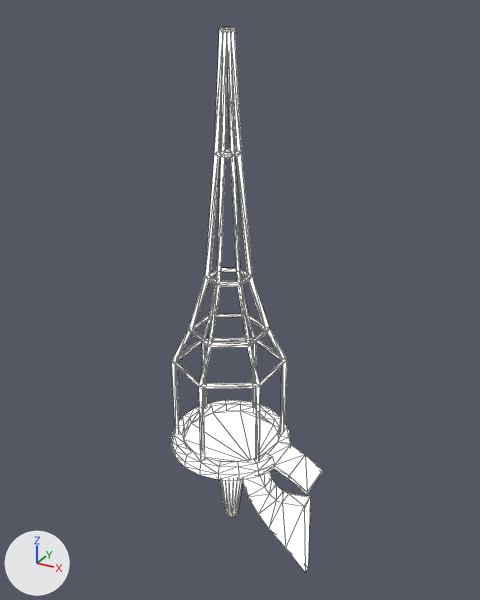
Renders of the FBX model components/hecate_origine.fbx from each side of a commit.
One viewpoint serves both versions: a 50 mm camera at (11.5, -20.0, 17.0) aimed at (0.3, 0.4, 6.9). Every picture has the same lights, and +X, +Y and +Z are marked at lower left. Mesh edges are drawn as thin lines. Vertices at the same position are counted once.
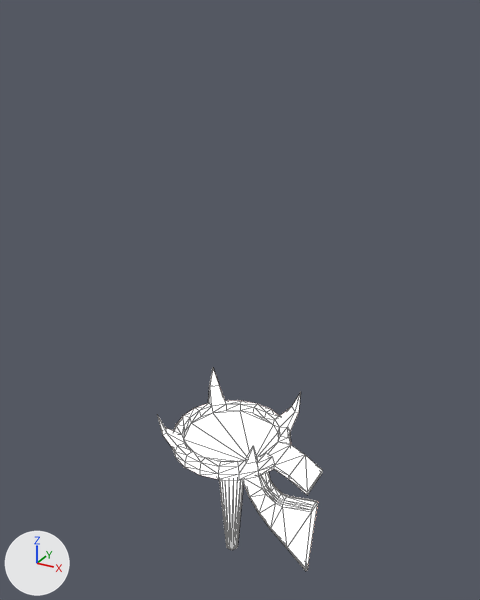
Patch to the scene script:
```diff
--- a/components/hecate_origine.fbx.py
+++ b/components/hecate_origine.fbx.py
@@ me_cylinder_001 @@
 # used by ob_cylinder; location = (0.0, 0.0, 0.0)
-me_cylinder_001.from_pydata(...)  # 404 vertices, 886 faces; spans x -2.4..3.9, y -2.5..2.5, z -4.7..16.5
+me_cylinder_001.from_pydata(...)  # 286 vertices, 538 faces; spans x -2.4..3.9, y -2.5..2.5, z -5.2..2.4
+# me_cylinder_001 part 1: the loose piece of 198 vertices spanning x -2.0..2.0, y -2.3..2.3, z 0.7..16.5 is deleted
+# me_cylinder_001 part 2
+# 11 vertices are removed from x 1.8..3.6, y -0.3..0.3, z -3.9..-0.9
+# 56 faces are deleted
+# 40 vertices in x -0.2..0.3, y -0.3..0.3, z -3.4..-3.2 move by (0.0, 0.0, -1.8)
+# 5 vertices move from x 1.0..3.7, y -0.2..0.3, z -4.7..-1.1 to x 1.0..3.7, y -0.2..0.2, z -4.7..-1.8
+# 83 vertices are added at x -2.1..3.7, y -2.2..2.2, z -4.7..2.4
+# 8 new vertices lie (1.3, 0.0, 0.3) away from vertices in x 2.6, y -0.3..0.3, z -1.6..-1.4
+# 24 new faces join them, mat_main (red #b60000)
+# 164 new faces join them, mat_secondary (beige #e7b79d)
 me_cylinder_001.materials.append(mat_main)
```

Boxes (x1, y1, x2, y2) around the edits, measured in the pictures (480 x 600 px):
'Cylinder', reshaped (9% wider, 63% shorter): before (171, 27, 323, 572); after (157, 369, 323, 571)
part 1 of me_cylinder_001, deleted: before (172, 27, 287, 460)
part 2 of me_cylinder_001, built on: before (171, 400, 310, 572); after (157, 369, 318, 571)
